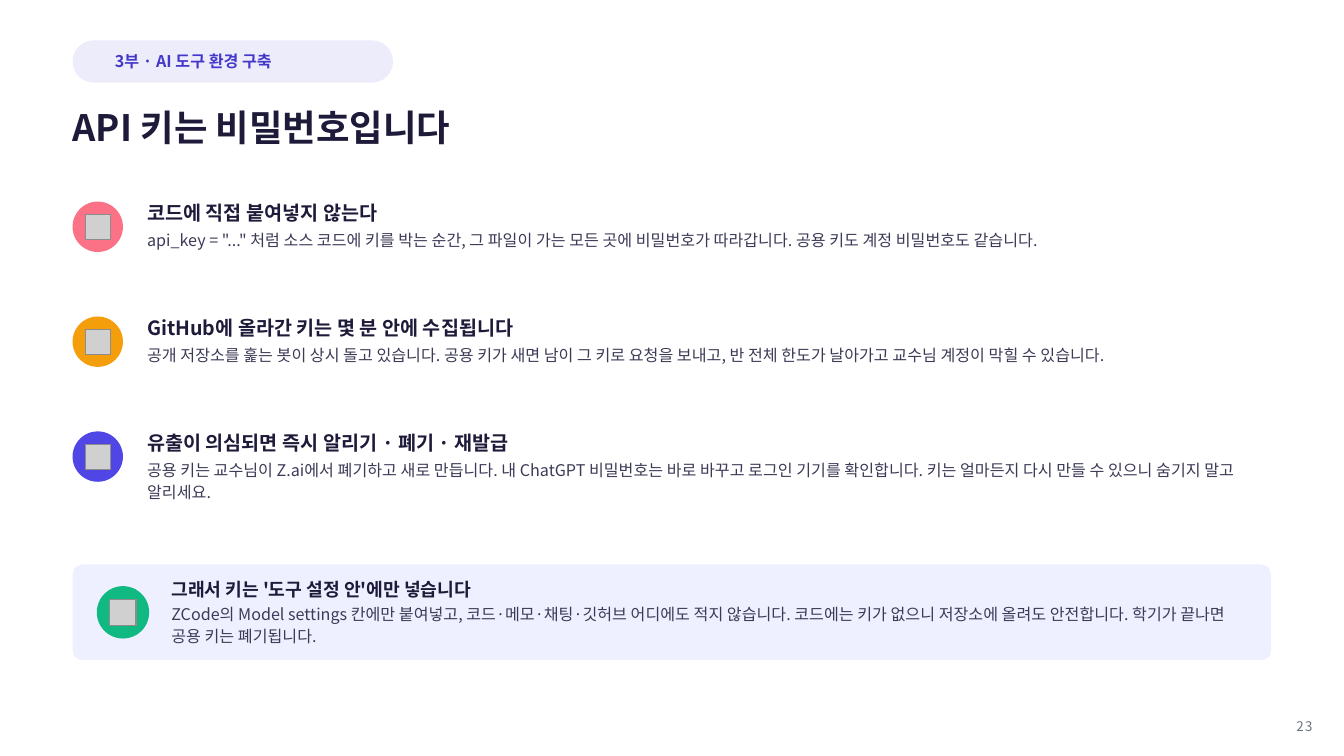
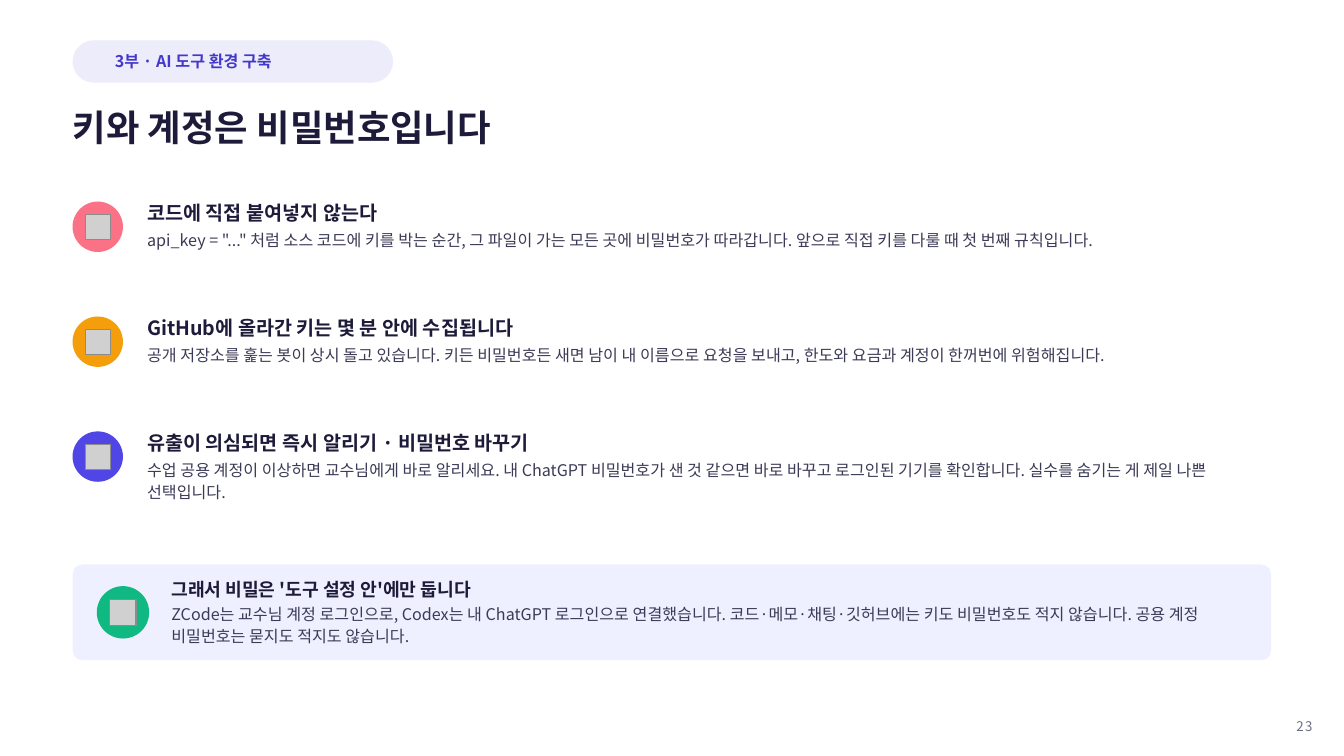
Before and after one commit to Sangdon-Park/Sangdon-Park.github.io, a slide deck: slide 23 of data/생성형 AI 소프트웨어공학/생성형AI소프트웨어공학_2강.pptx. Drawn at 1344x756 pixels with LibreOffice and Linux fonts; fonts in the diff are those of the drawing; grey boxes stand for pictures; background and template pictures are left out. Boxes give left, top, right and bottom in pixels: in the first picture for what was removed or moved away, otherwise in the second. Text is boxed around its words. In the diff, an @@ line names an element or a change of style, - is before the commit and + after.

```diff
--- a/data/생성형 AI 소프트웨어공학/생성형AI소프트웨어공학_2강.pptx
+++ b/data/생성형 AI 소프트웨어공학/생성형AI소프트웨어공학_2강.pptx
@@ text at (73, 110, 491, 145): text changed @@
-API 키는 비밀번호입니다
+키와 계정은 비밀번호입니다
@@ text at (147, 232, 1093, 250): text changed @@
-api_key = "..." 처럼 소스 코드에 키를 박는 순간, 그 파일이 가는 모든 곳에 비밀번호가 따라갑니다. 공용 키도 계정 비밀번호도 같습니다.
+api_key = "..." 처럼 소스 코드에 키를 박는 순간, 그 파일이 가는 모든 곳에 비밀번호가 따라갑니다. 앞으로 직접 키를 다룰 때 첫 번째 규칙입니다.
@@ text at (147, 347, 1105, 364): text changed @@
-공개 저장소를 훑는 봇이 상시 돌고 있습니다. 공용 키가 새면 남이 그 키로 요청을 보내고, 반 전체 한도가 날아가고 교수님 계정이 막힐 수 있습니다.
+공개 저장소를 훑는 봇이 상시 돌고 있습니다. 키든 비밀번호든 새면 남이 내 이름으로 요청을 보내고, 한도와 요금과 계정이 한꺼번에 위험해집니다.
@@ text at (147, 433, 529, 452): text changed @@
-유출이 의심되면 즉시 알리기 · 폐기 · 재발급
+유출이 의심되면 즉시 알리기 · 비밀번호 바꾸기
@@ text at (147, 462, 1207, 500): text changed @@
-공용 키는 교수님이 Z.ai에서 폐기하고 새로 만듭니다. 내 ChatGPT 비밀번호는 바로 바꾸고 로그인 기기를 확인합니다. 키는 얼마든지 다시 만들 수 있으니 숨기지 말고 알리세요.
+수업 공용 계정이 이상하면 교수님에게 바로 알리세요. 내 ChatGPT 비밀번호가 샌 것 같으면 바로 바꾸고 로그인된 기기를 확인합니다. 실수를 숨기는 게 제일 나쁜 선택입니다.
@@ text at (171, 580, 1199, 644): text changed @@
-그래서 키는 '도구 설정 안'에만 넣습니다
-ZCode의 Model settings 칸에만 붙여넣고, 코드·메모·채팅·깃허브 어디에도 적지 않습니다. 코드에는 키가 없으니 저장소에 올려도 안전합니다. 학기가 끝나면 공용 키는 폐기됩니다.
+그래서 비밀은 '도구 설정 안'에만 둡니다
+ZCode는 교수님 계정 로그인으로, Codex는 내 ChatGPT 로그인으로 연결했습니다. 코드·메모·채팅·깃허브에는 키도 비밀번호도 적지 않습니다. 공용 계정 비밀번호는 묻지도 적지도 않습니다.
```
Also in this commit, not shown: 8 other slides changed, 13 other files.
